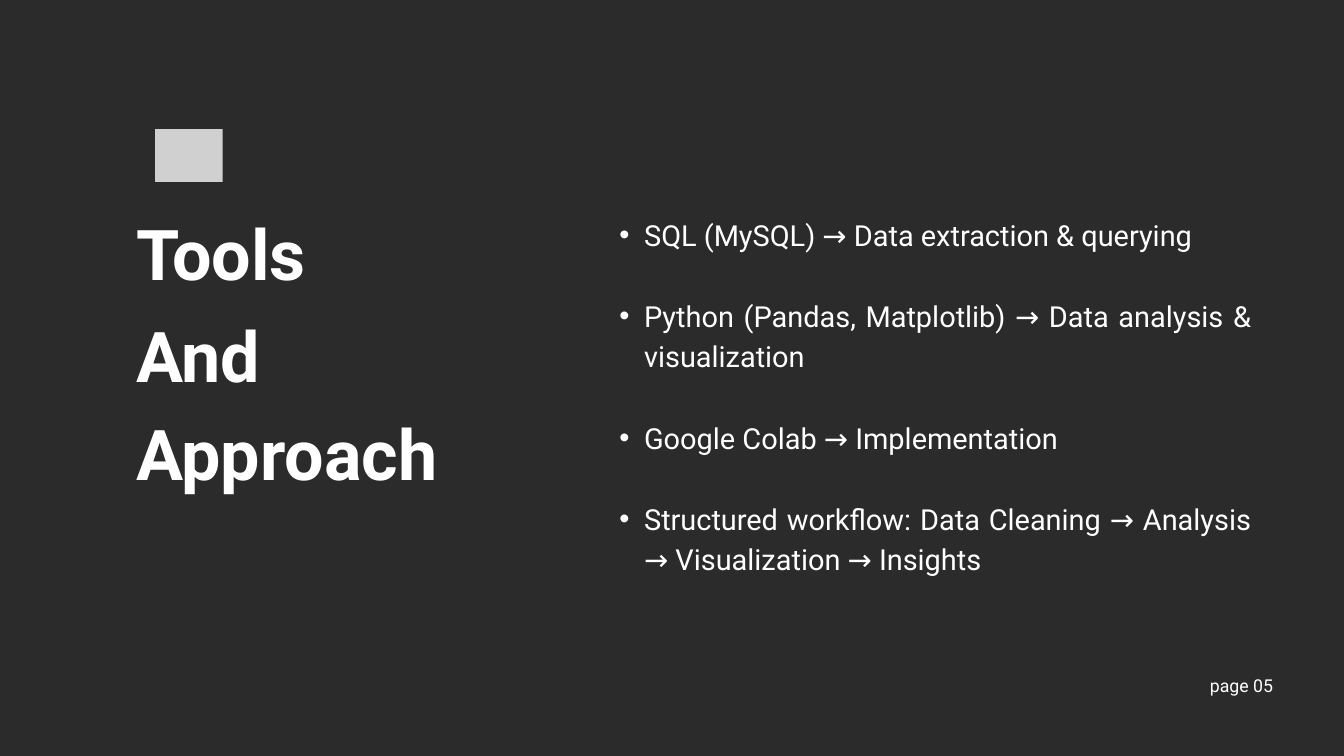
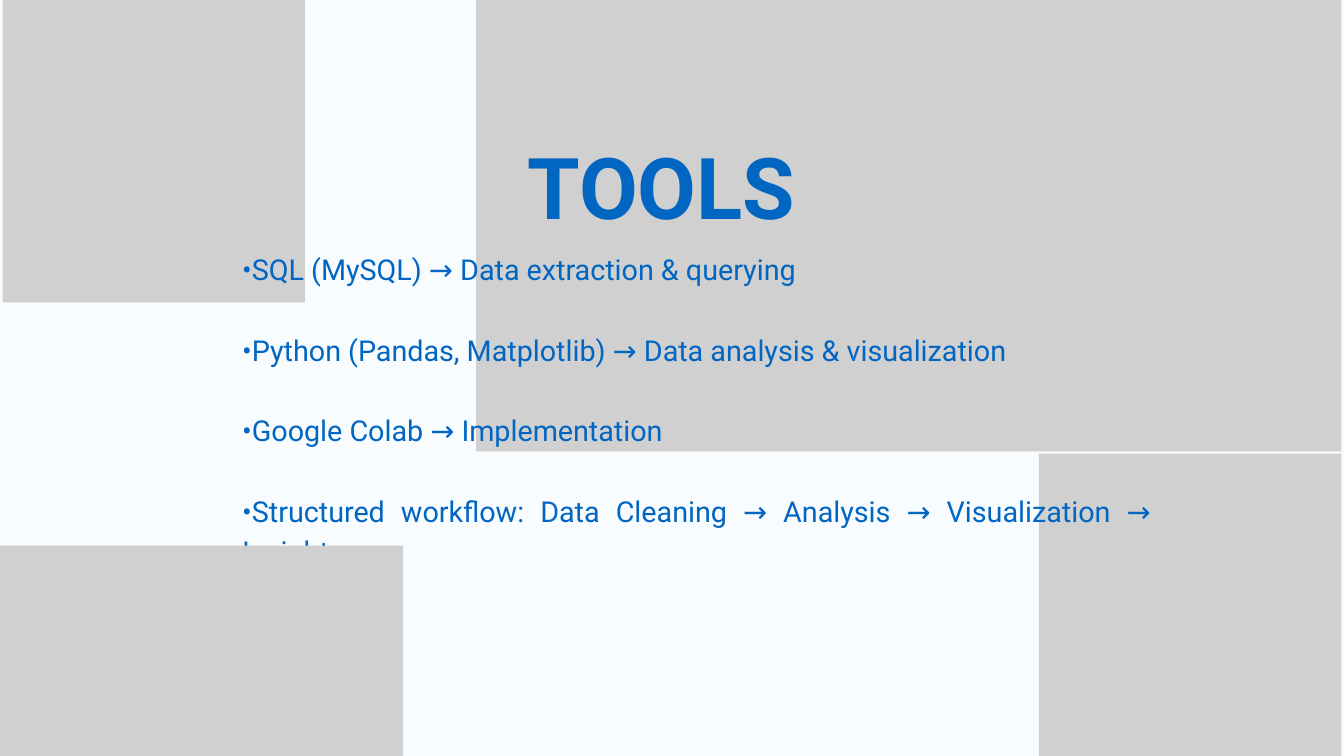
Before and after one commit to Gouri147/Ecommerce-analysis, a slide deck: slide 3 of Presentation.pptx (slide 5 before the commit). Drawn at 1344x756 pixels with LibreOffice and Linux fonts; fonts in the diff are those of the drawing; grey boxes stand for pictures; background and template pictures are left out; a plain dark background stands for a picture behind light text. Boxes give left, top, right and bottom in pixels: in the first picture for what was removed or moved away, otherwise in the second. Text is boxed around its words. In the diff, an @@ line names an element or a change of style, - is before the commit and + after.

```diff
--- a/Presentation.pptx
+++ b/Presentation.pptx
@@ background picture (left out) to #F8FCFF @@
@@ picture added at (x1=3, y1=0, x2=305, y2=302) @@
@@ picture added at (x1=476, y1=0, x2=1342, y2=452) @@
@@ picture removed at (x1=155, y1=129, x2=222, y2=181) @@
@@ text at (x1=527, y1=157, x2=795, y2=220): text changed; size 75 to 91.3 pt; text colour #FFFFFF to #0166C2 @@
-Tools
+TOOLS
@@ text at (x1=242, y1=254, x2=1111, y2=546): text changed; size 31 to 30.8 pt; text colour #FFFFFF to #0166C2 @@
-  • SQL (MySQL) → Data extraction & querying
-  • Python (Pandas, Matplotlib) → Data analysis & visualization
-  • Google Colab → Implementation
-  • Structured workflow: Data Cleaning → Analysis → Visualization → Insights
+•SQL (MySQL) → Data extraction & querying
+•Python (Pandas, Matplotlib) → Data analysis & visualization
+•Google Colab → Implementation
+•Structured workflow: Data Cleaning → Analysis → Visualization → Insights
@@ text removed at (x1=136, y1=329, x2=437, y2=495) @@
-And Approach
@@ picture added at (x1=1039, y1=454, x2=1341, y2=756) @@
@@ picture added at (x1=0, y1=546, x2=403, y2=756) @@
@@ text removed at (x1=1210, y1=679, x2=1273, y2=696) @@
-page 05
```
Also in this commit, not shown: 2 other slides changed, 16 slides added, 12 slides removed, 2 other files.
